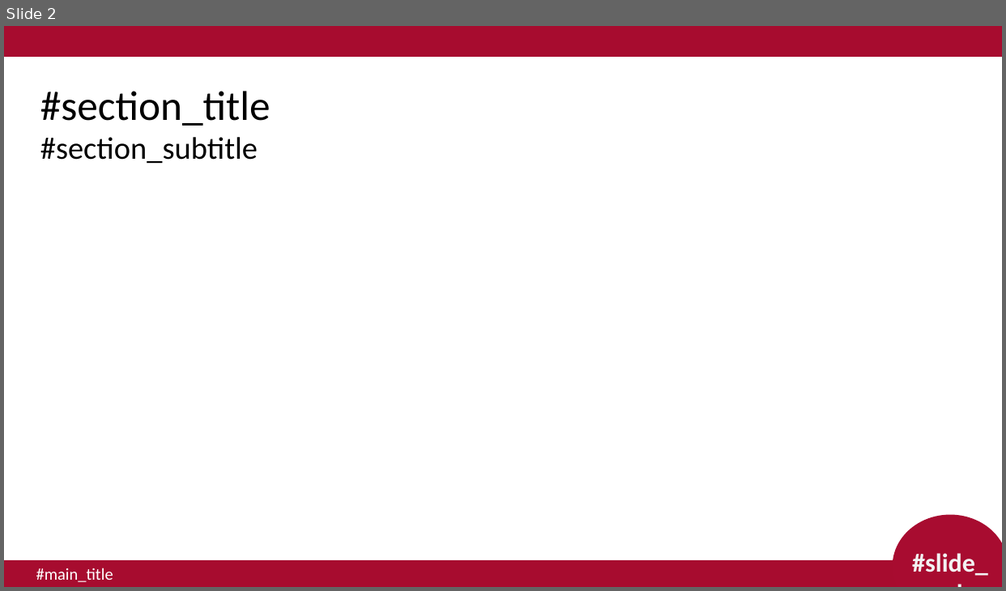
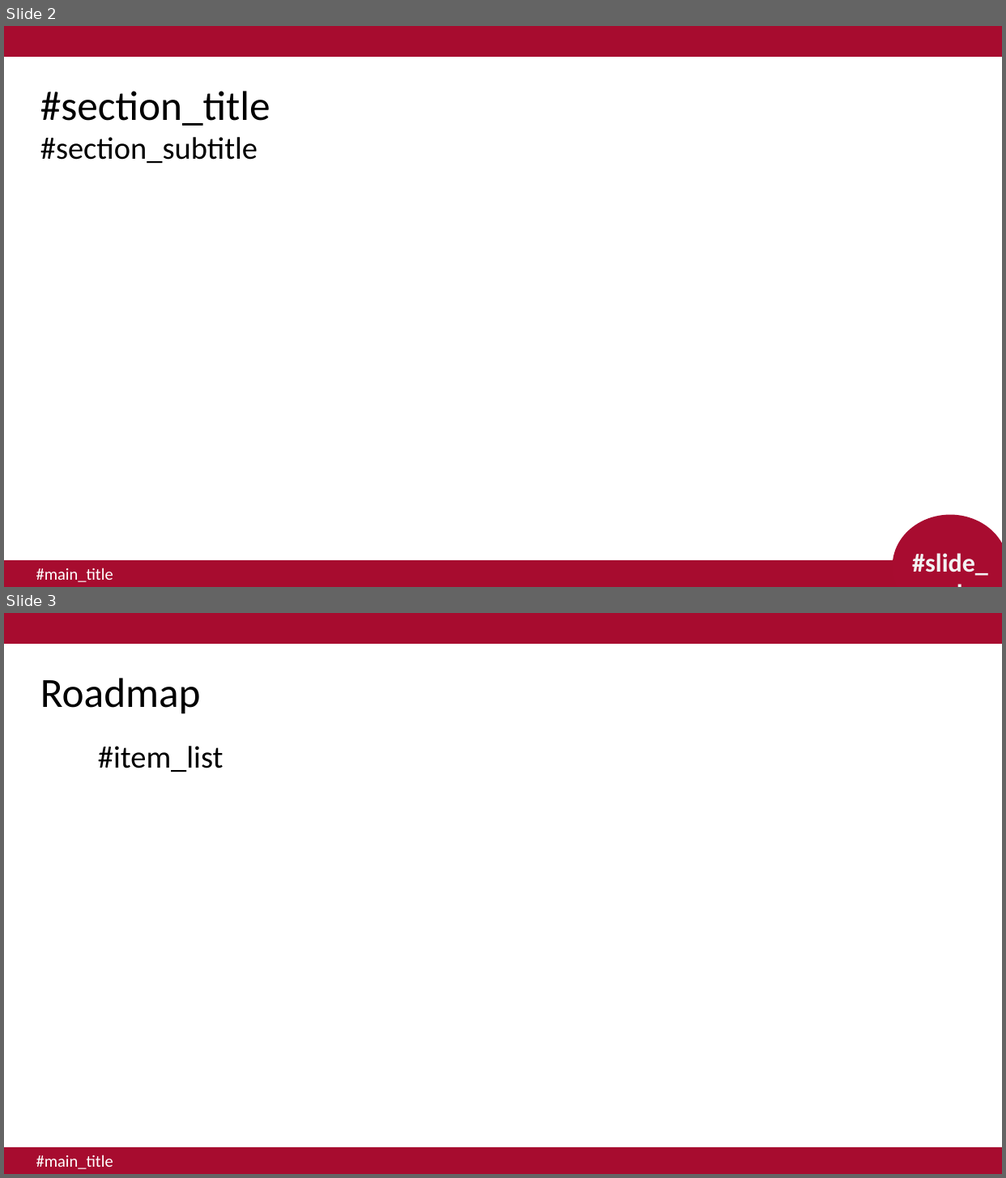
Before and after one commit to diverso-lab/slidy, a slide deck: plantilla.pptx. Shown one above the other, each under a label of ours: slide 2 before the commit, slides 2 and 3 after it. The pictures are 1006x591 and 1006x1178 pixels, drawn with LibreOffice and Linux fonts; fonts in the diff are those of the drawing. Boxes give left, top, right and bottom in pixels: in the first picture for what was removed or moved away, otherwise in the second. Text is boxed around its words. In the diff, an @@ line names an element or a change of style, - is before the commit and + after.

```diff
--- a/plantilla.pptx
+++ b/plantilla.pptx
@@ slide 3 added at [4, 613, 1002, 1174], background #FFFFFF @@
@@ rectangle added at [4, 613, 1002, 644], fill #A70C2F @@
@@ text added at [40, 678, 201, 714], 40 pt, text #000000 @@
+Roadmap
@@ text added at [98, 746, 224, 773], 30 pt, text #000000 @@
+#item_list
@@ rectangle added at [4, 1148, 1002, 1174], fill #A70C2F @@
@@ text added at [36, 1155, 113, 1169], 16 pt, text #FFFFFF @@
+#main_title
```
Also in this commit, not shown: 3 other files.
